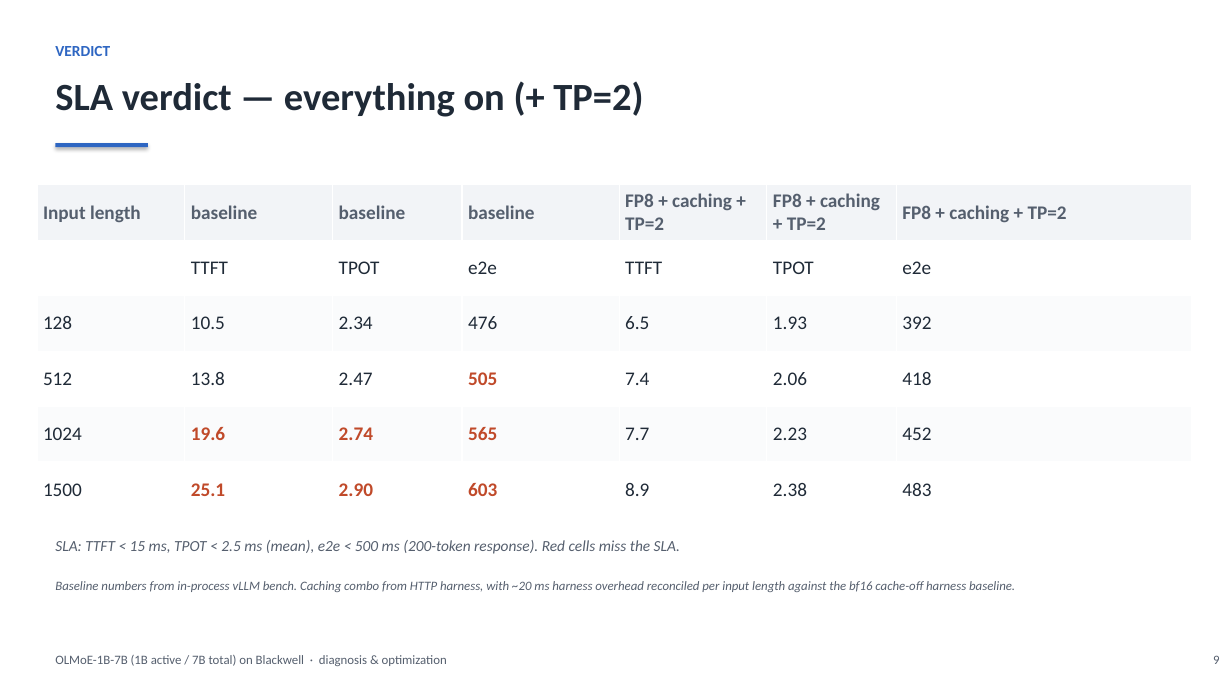
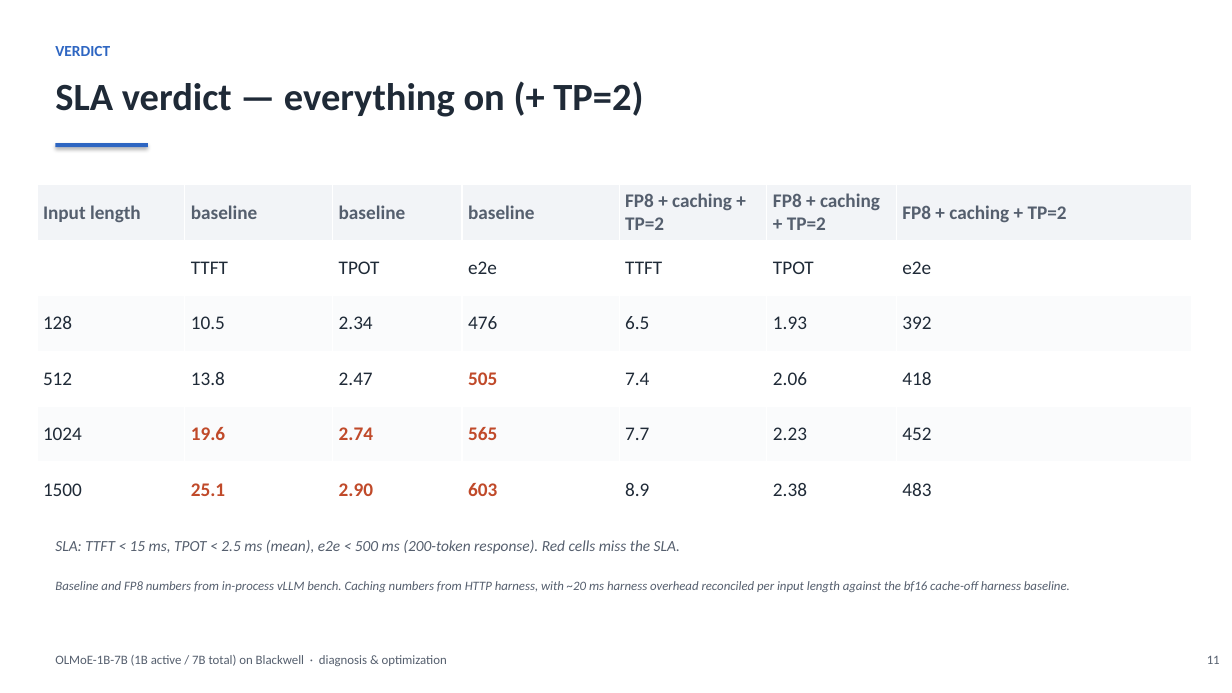
Before and after one commit to harishvs/moe-inference-optimize, a slide deck: slide 11 of talk/deck.pptx (slide 9 before the commit). Drawn at 1232x693 pixels with LibreOffice and Linux fonts; fonts in the diff are those of the drawing. Boxes give left, top, right and bottom in pixels: in the first picture for what was removed or moved away, otherwise in the second. Text is boxed around its words. In the diff, an @@ line names an element or a change of style, - is before the commit and + after.

```diff
--- a/talk/deck.pptx
+++ b/talk/deck.pptx
@@ text at (x1=55, y1=581, x2=1070, y2=592): text changed @@
-Baseline numbers from in-process vLLM bench. Caching combo from HTTP harness, with ~20 ms harness overhead reconciled per input length against the bf16 cache-off harness baseline.
+Baseline and FP8 numbers from in-process vLLM bench. Caching numbers from HTTP harness, with ~20 ms harness overhead reconciled per input length against the bf16 cache-off harness baseline.
@@ text at (x1=1207, y1=656, x2=1220, y2=664): text changed @@
-9
+11
```
Also in this commit, not shown: 15 other slides changed, 3 slides added, 6 other files.
